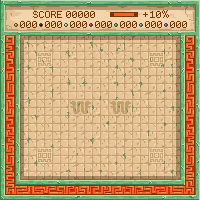
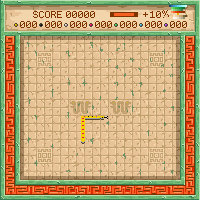
The second 200 x 200 image is a revision of the first. Changes to its layers:
showed "palette" over [164,5,187,19]
showed "snake", painted on it over [81,116,108,144]
